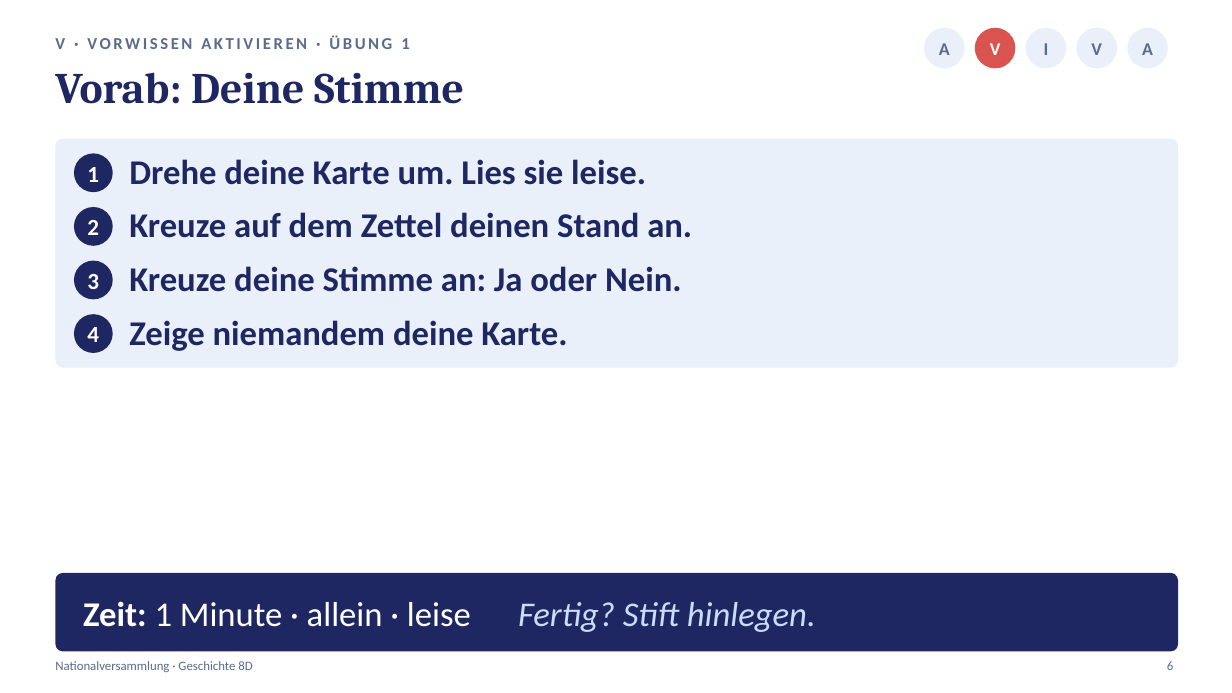
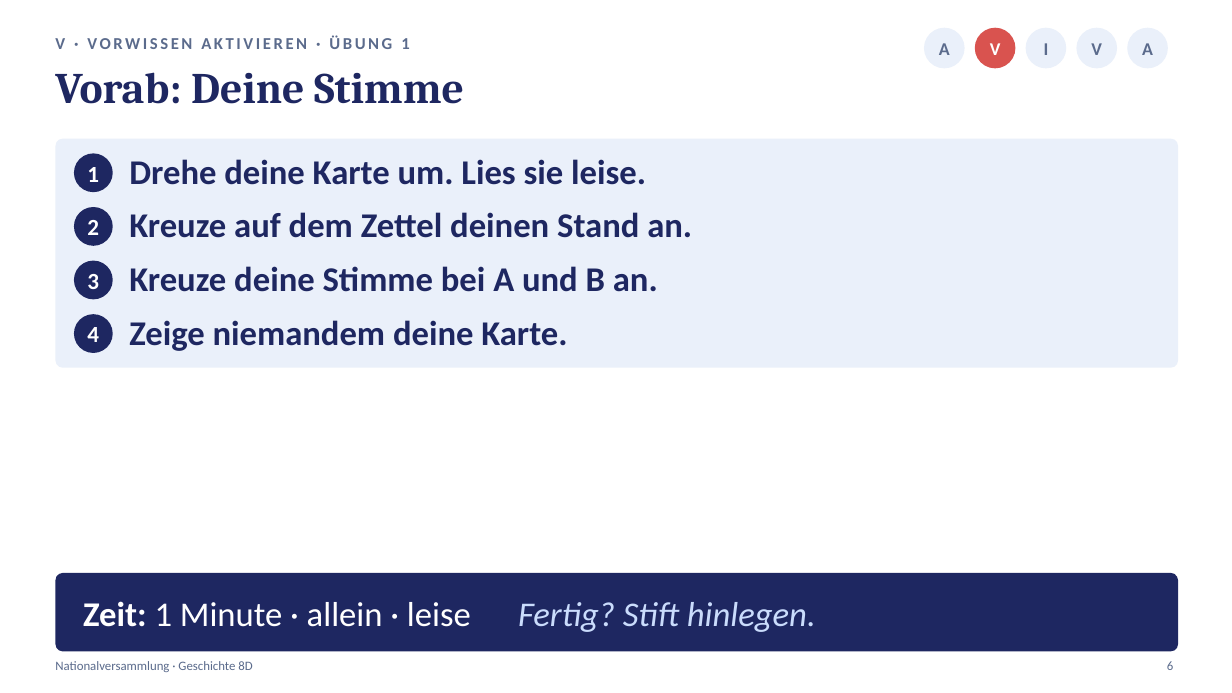
Before and after one commit to golzkonstantin-gif/Schule, a slide deck: slide 6 of Geschichte_8D/Stunde2_Nationalversammlung/Praesentation_Stunde2_Nationalversammlung_8D.pptx. Drawn at 1232x693 pixels with LibreOffice and Linux fonts; fonts in the diff are those of the drawing. Boxes give left, top, right and bottom in pixels: in the first picture for what was removed or moved away, otherwise in the second. Text is boxed around its words. In the diff, an @@ line names an element or a change of style, - is before the commit and + after.

```diff
--- a/Geschichte_8D/Stunde2_Nationalversammlung/Praesentation_Stunde2_Nationalversammlung_8D.pptx
+++ b/Geschichte_8D/Stunde2_Nationalversammlung/Praesentation_Stunde2_Nationalversammlung_8D.pptx
@@ text at (129, 266, 658, 292): text changed @@
-Kreuze deine Stimme an: Ja oder Nein.
+Kreuze deine Stimme bei A und B an.
```
Also in this commit, not shown: 6 other slides changed, 13 other files.
